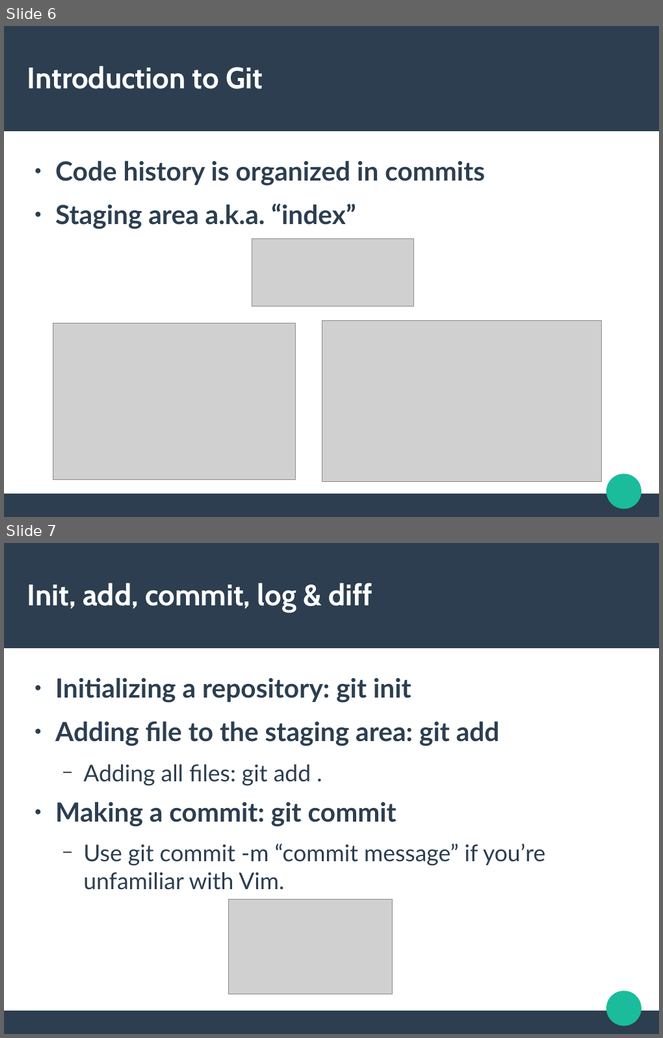
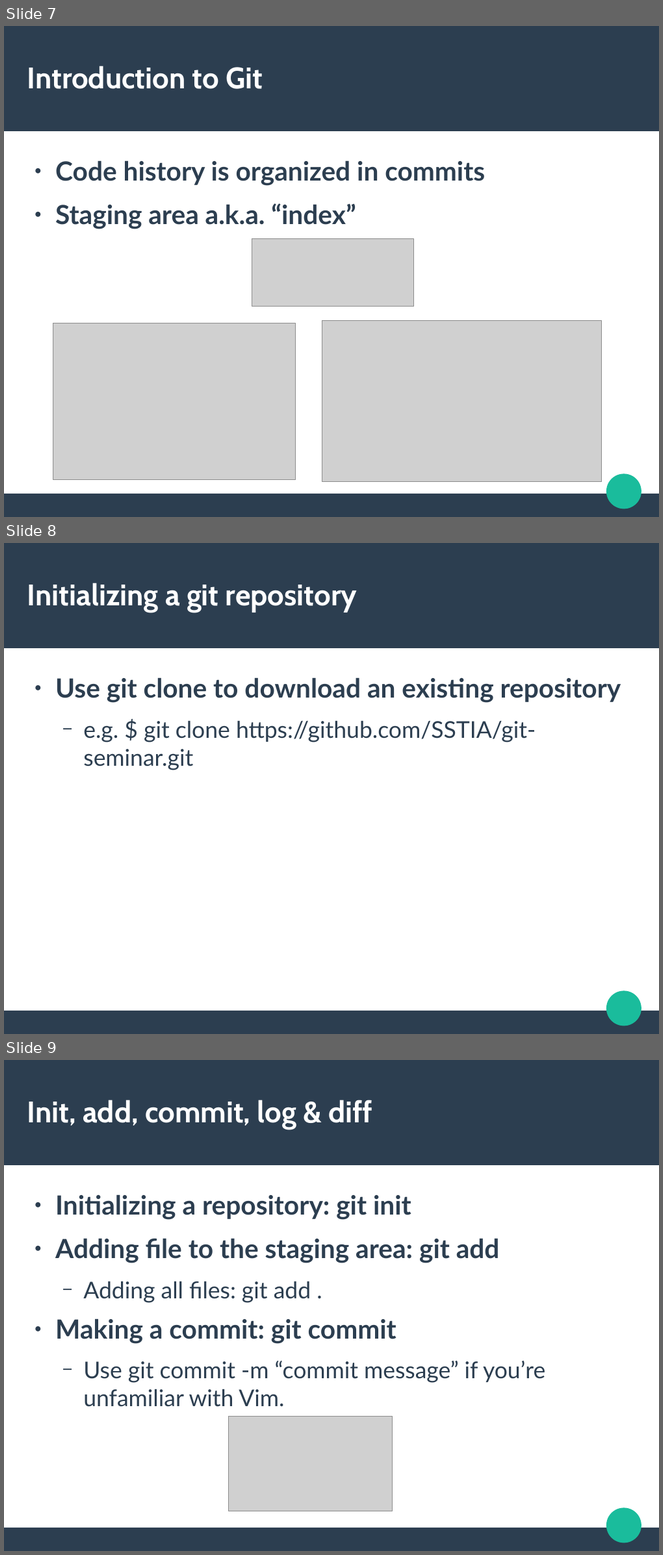
Before and after one commit to SSTIA/git-seminar, a slide deck: GitSeminar.odp. Shown one above the other, each under a label of ours: slides 6 and 7 before the commit, slides 7, 8 and 9 after it. The pictures are 663x1038 and 663x1555 pixels, drawn with LibreOffice and Linux fonts; fonts in the diff are those of the drawing; grey boxes stand for pictures. Boxes give left, top, right and bottom in pixels: in the first picture for what was removed or moved away, otherwise in the second. Text is boxed around its words. In the diff, an @@ line names an element or a change of style, - is before the commit and + after.

```diff
--- a/GitSeminar.odp
+++ b/GitSeminar.odp
@@ slide 8 added at (4, 543, 659, 1034), background #FFFFFF; not listed: 3 template elements that a slide beside it also shows @@
@@ title added at (27, 583, 357, 613), 36 pt, text #FFFFFF, bold @@
+Initializing a git repository
@@ text added at (55, 678, 622, 771), 28 pt, text #2C3E50 @@
+● Use git clone to download an existing repository
+  − e.g. $ git clone https://github.com/SSTIA/git-seminar.git
@@ what was slide 6 is now slide 7 @@
@@ what was slide 7 is now slide 9 @@
```
Also in this commit, not shown: 1 other slide added, 1 other file.
